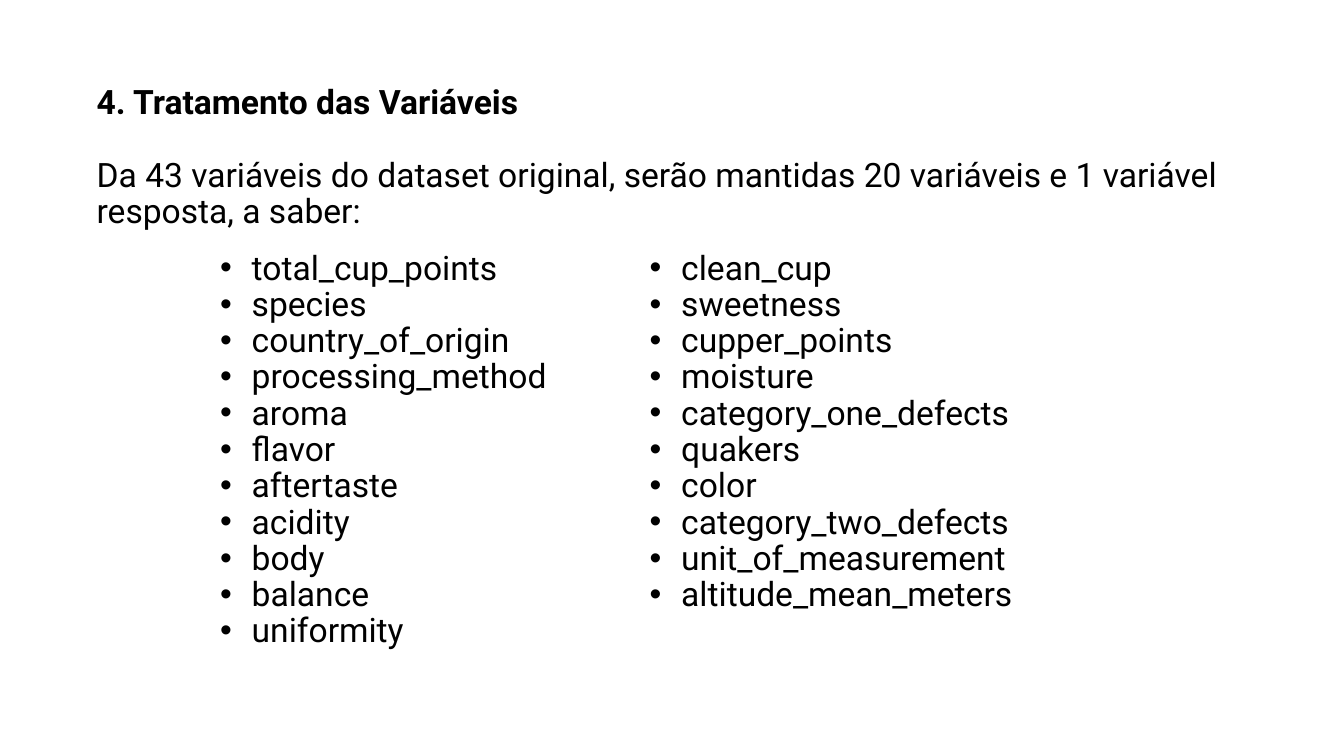
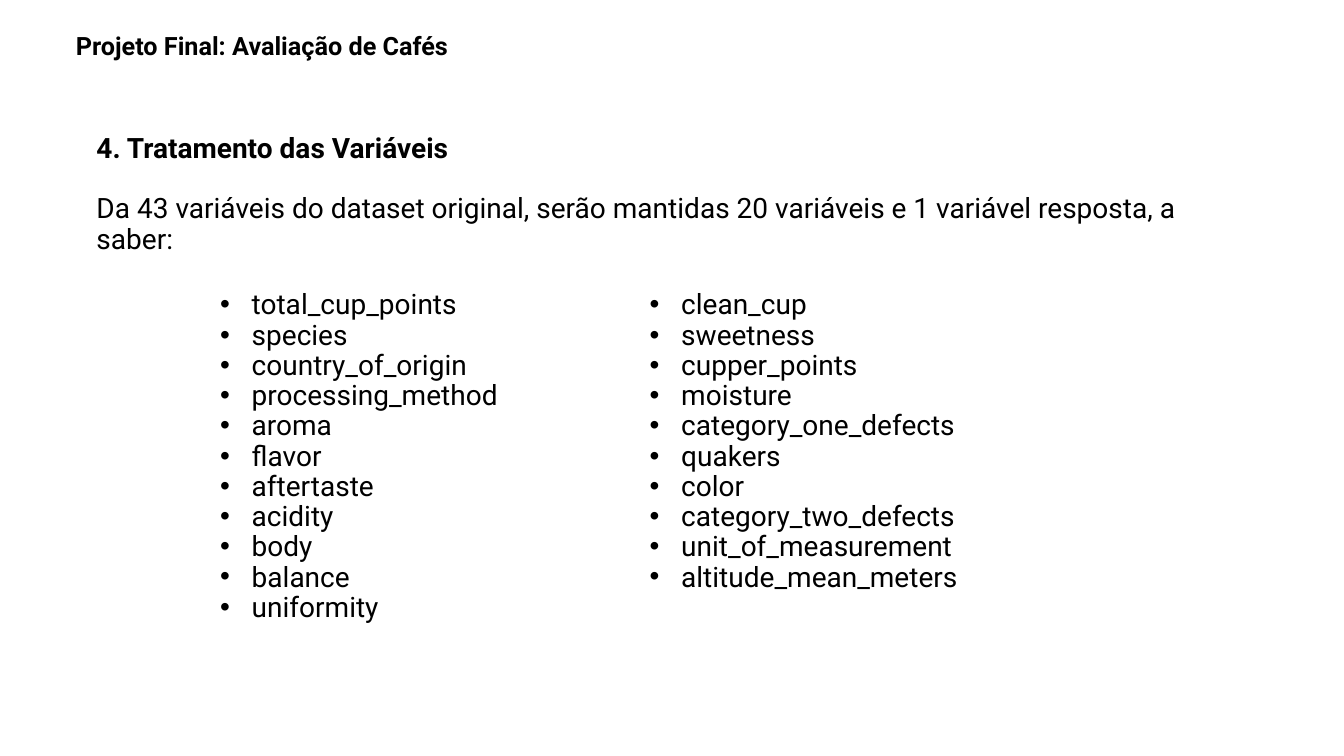
Before and after one commit to mconjaud/TrabalhoFinalAEM2, a slide deck: slide 4 of ProjetoFinal_Avaliacao_de_Cafes.pptx. Drawn at 1344x756 pixels with LibreOffice and Linux fonts; fonts in the diff are those of the drawing; background and template pictures are left out. Boxes give left, top, right and bottom in pixels: in the first picture for what was removed or moved away, otherwise in the second. Text is boxed around its words. In the diff, an @@ line names an element or a change of style, - is before the commit and + after.

```diff
--- a/ProjetoFinal_Avaliacao_de_Cafes.pptx
+++ b/ProjetoFinal_Avaliacao_de_Cafes.pptx
@@ text added at [76, 36, 448, 61], 18 pt, text #000000, bold @@
+Projeto Final: Avaliação de Cafés
@@ size 24 to 20 pt; vertical alignment bottom to top in 3 elements at [252, 293, 498, 623], [681, 293, 957, 589], [96, 137, 1175, 250] @@
@@ title "4. Tratamento das Variáveis Da ...": place and size @@
-title "4. Tratamento das Variáveis Da ..." at [97, 88, 1217, 230]
+title "4. Tratamento das Variáveis Da ..." at [96, 137, 1175, 250]
@@ text "total_cup_points": place and size @@
-text "total_cup_points" at [252, 254, 547, 649]
+text "total_cup_points" at [252, 293, 498, 623]
@@ text "clean_cup": place and size @@
-text "clean_cup" at [681, 254, 1012, 609]
+text "clean_cup" at [681, 293, 957, 589]
```
Also in this commit, not shown: 5 other slides changed.
